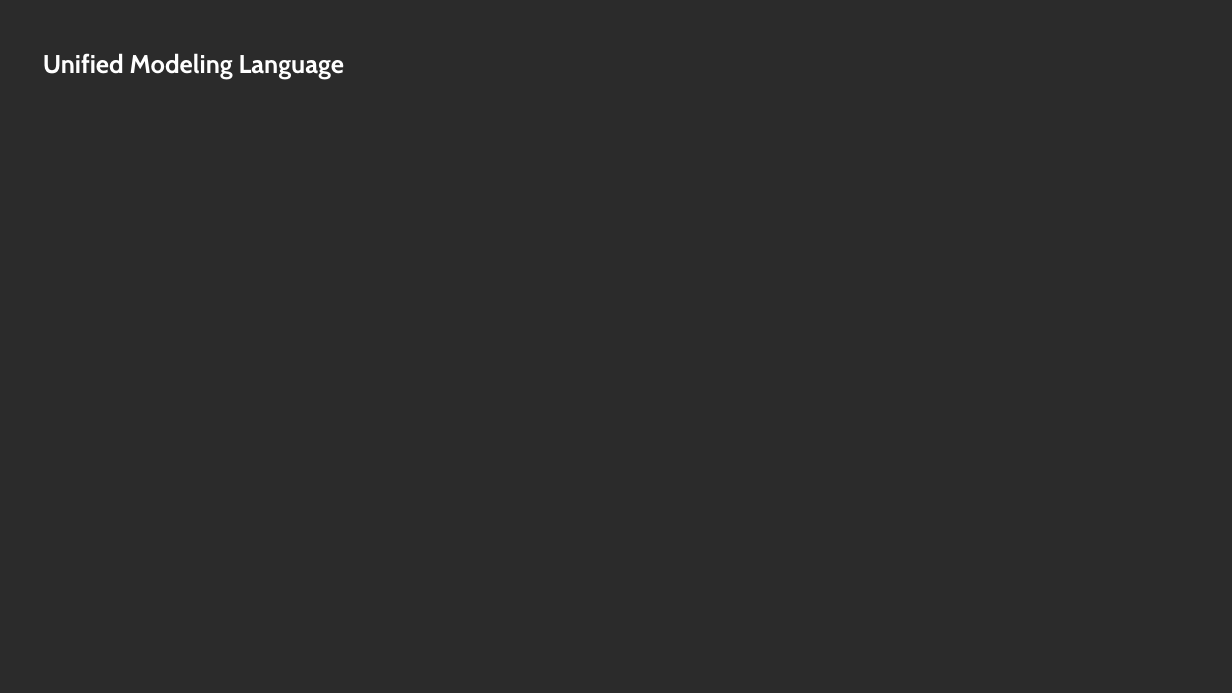
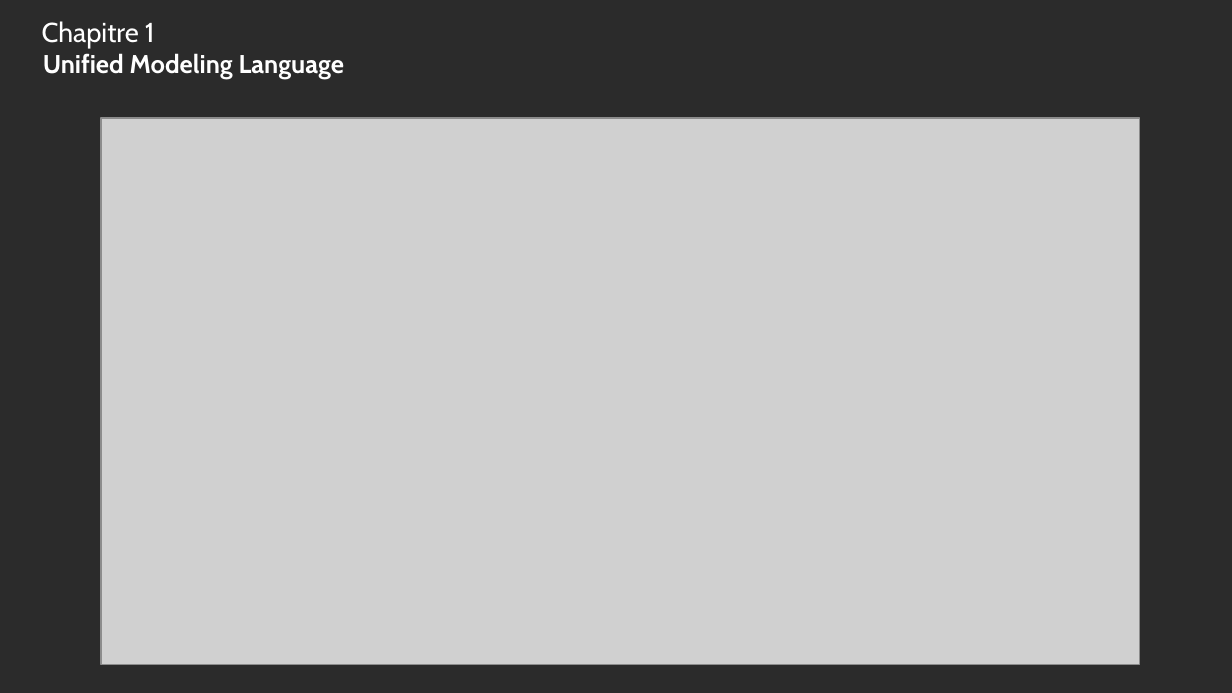
Before and after one commit to PolytechLyon-Etienne-Melanie/RPG, a slide deck: slide 3 of Diapo/DIapo.pptx. Drawn at 1232x693 pixels with LibreOffice and Linux fonts; fonts in the diff are those of the drawing; grey boxes stand for pictures; background and template pictures are left out; a plain dark background stands for a picture behind light text. Boxes give left, top, right and bottom in pixels: in the first picture for what was removed or moved away, otherwise in the second. Text is boxed around its words. In the diff, an @@ line names an element or a change of style, - is before the commit and + after.

```diff
--- a/Diapo/DIapo.pptx
+++ b/Diapo/DIapo.pptx
@@ title added at box(42, 21, 155, 48), 16 pt, text #FFFFFF @@
+Chapitre 1
@@ picture added at box(101, 118, 1140, 665) @@
```
Also in this commit, not shown: 1 other slide changed, 3 slides added, 5 other files.
